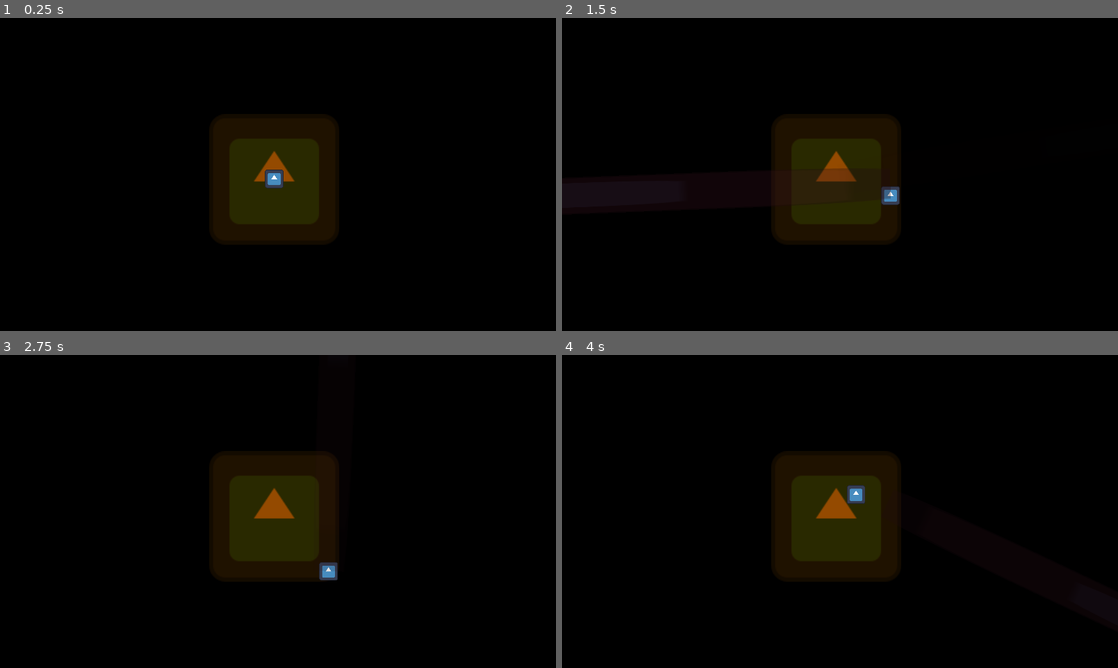
Above: before the commit, frames 1-4 (two rows, left to right).
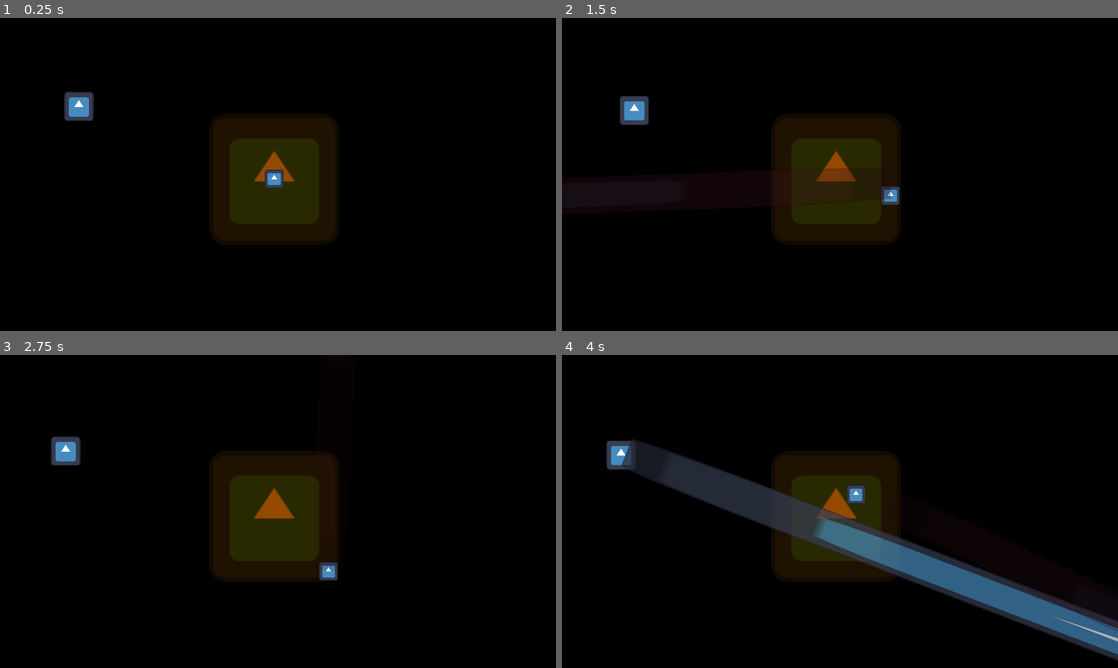
Above: after the commit, the same moments.

Repository: deppong/ludumdare54
Game: Godot game, scene res://objects/main.tscn
The game is run twice, just before and just after one commit, with the same random seed, the same clock (stepped at 60 frames per second) and the same inputs. The engine's default icon, where the game draws it, is replaced by a stand-in: a white triangle on a blue panel in a dark square.
Inputs (mouse positions are in pixels of both pictures, inside the frame that each line leads up to):
- Up to frame 1 (0.25 s): no input
- Up to frame 2 (1.5 s): move the mouse to (962, 158) at 0.52 s; hold D (MoveRight) 0.53-1.28 s; click (962, 158) at 0.6 s; move the mouse to (728, 190) at 1.27 s; hold S (MoveDown) from 1.28 s (still down); click (728, 190) at 1.35 s
- Up to frame 3 (2.75 s): move the mouse to (333, 442) at 2.02 s; release S (MoveDown) at 2.03 s; hold D (MoveRight) from 2.03 s (still down); click (333, 442) at 2.1 s
- Up to frame 4 (4 s): move the mouse to (812, 574) at 2.77 s; release D (MoveRight) at 2.78 s; hold W (MoveUp) 2.78-3.53 s; click (812, 574) at 2.85 s; move the mouse to (1006, 558) at 3.52 s; hold A (MoveLeft) from 3.53 s (still down); click (1006, 558) at 3.6 s

The runs differ from the first frame. In frame 1, 0.5% of the frame differs, in the area x 11-17%, y 23-33%; in frame 2, 0.5%; in frame 3, 0.5%; in frame 4, 11%, in the area x 8-100%, y 26-98%.

Commit message:
player beam animation and firing with collision detection

Diff:
--- a/objects/enemy.tscn
+++ b/objects/enemy.tscn
@@ -18,3 +18,9 @@
 [node name="Sprite2D" type="Sprite2D" parent="."]
 scale = Vector2(0.792969, 0.792969)
 texture = ExtResource("2_3fmat")
+
+[node name="attack_timer" type="Timer" parent="."]
+wait_time = 3.0
+autostart = true
+
+[connection signal="timeout" from="attack_timer" to="." method="_on_attack_timer_timeout"]
--- /dev/null
+++ b/objects/enemy_beam.gd
@@ -0,0 +1,11 @@
+extends Node2D
+
+
+# Called when the node enters the scene tree for the first time.
+func _ready():
+	pass # Replace with function body.
+
+
+# Called every frame. 'delta' is the elapsed time since the previous frame.
+func _process(delta):
+	pass
--- a/objects/enemy_beam.tscn
+++ b/objects/enemy_beam.tscn
@@ -1,26 +1,244 @@
-[gd_scene load_steps=4 format=3 uid="uid://bxkkhf5uta8kp"]
+[gd_scene load_steps=9 format=3 uid="uid://dgmixdjaa18m"]
 
 [ext_resource type="Texture2D" uid="uid://cph1qfbbhpa78" path="res://art/icon.svg" id="1_1xmhw"]
-[ext_resource type="Script" path="res://scripts/enemy_beam.gd" id="1_us77q"]
-
-[sub_resource type="RectangleShape2D" id="RectangleShape2D_mu50t"]
-size = Vector2(329, 20)
-
-[node name="beam" type="Area2D"]
-collision_mask = 3
-script = ExtResource("1_us77q")
-
-[node name="CollisionShape2D" type="CollisionShape2D" parent="."]
-position = Vector2(154.5, 0)
-shape = SubResource("RectangleShape2D_mu50t")
-disabled = true
-
-[node name="Sprite2D" type="Sprite2D" parent="."]
-position = Vector2(154.5, 9.53674e-07)
-scale = Vector2(2.57031, 0.15625)
-texture = ExtResource("1_1xmhw")
-
-[node name="Timer" type="Timer" parent="."]
-one_shot = true
-
-[connection signal="timeout" from="Timer" to="." method="_on_timer_timeout"]
+
+[sub_resource type="GDScript" id="GDScript_1688m"]
+script/source = "extends Node2D
+
+# Called when the node enters the scene tree for the first time.
+
+# TODO: make animation for enemy beam
+func _ready():
+	var anim: AnimationPlayer = $Area2D/AnimationPlayer
+	anim.play(\"enemy_beam_flicker\")
+
+
+# Called every frame. 'delta' is the elapsed time since the previous frame.
+func _process(delta):
+	pass
+
+
+func check_bodies():
+	if($Area2D.has_overlapping_bodies()):
+		var overlap = $Area2D.get_overlapping_bodies() #node2d array
+		for item in overlap:
+			if(item.has_method(\"player_take_damage\")):
+				item.player_take_damage()
+
+"
+
+[sub_resource type="RectangleShape2D" id="RectangleShape2D_2wk25"]
+size = Vector2(130, 127)
+
+[sub_resource type="SpriteFrames" id="SpriteFrames_erhro"]
+animations = [{
+"frames": [{
+"duration": 1.0,
+"texture": ExtResource("1_1xmhw")
+}],
+"loop": true,
+"name": &"default",
+"speed": 5.0
+}]
+
+[sub_resource type="Animation" id="Animation_px7sy"]
+length = 0.001
+tracks/0/type = "bezier"
+tracks/0/imported = false
+tracks/0/enabled = true
+tracks/0/path = NodePath(".:modulate:r")
+tracks/0/interp = 1
+tracks/0/loop_wrap = true
+tracks/0/keys = {
+"handle_modes": PackedInt32Array(0),
+"points": PackedFloat32Array(1, -0.25, 0, 0.25, 0),
+"times": PackedFloat32Array(0)
+}
+tracks/1/type = "bezier"
+tracks/1/imported = false
+tracks/1/enabled = true
+tracks/1/path = NodePath(".:modulate:g")
+tracks/1/interp = 1
+tracks/1/loop_wrap = true
+tracks/1/keys = {
+"handle_modes": PackedInt32Array(0),
+"points": PackedFloat32Array(1, -0.25, 0, 0.25, 0),
+"times": PackedFloat32Array(0)
+}
+tracks/2/type = "bezier"
+tracks/2/imported = false
+tracks/2/enabled = true
+tracks/2/path = NodePath(".:modulate:b")
+tracks/2/interp = 1
+tracks/2/loop_wrap = true
+tracks/2/keys = {
+"handle_modes": PackedInt32Array(0),
+"points": PackedFloat32Array(1, -0.25, 0, 0.25, 0),
+"times": PackedFloat32Array(0)
+}
+tracks/3/type = "bezier"
+tracks/3/imported = false
+tracks/3/enabled = true
+tracks/3/path = NodePath(".:modulate:a")
+tracks/3/interp = 1
+tracks/3/loop_wrap = true
+tracks/3/keys = {
+"handle_modes": PackedInt32Array(0),
+"points": PackedFloat32Array(1, -0.25, 0, 0.25, 0),
+"times": PackedFloat32Array(0)
+}
+
+[sub_resource type="Animation" id="Animation_ghkfr"]
+resource_name = "player_beam_fadeOut"
+tracks/0/type = "bezier"
+tracks/0/imported = false
+tracks/0/enabled = true
+tracks/0/path = NodePath(".:modulate:r")
+tracks/0/interp = 1
+tracks/0/loop_wrap = true
+tracks/0/keys = {
+"handle_modes": PackedInt32Array(0, 0),
+"points": PackedFloat32Array(1, -0.25, 0, 0.25, 0, 1, -0.25, 0, 0.25, 0),
+"times": PackedFloat32Array(0, 1)
+}
+tracks/1/type = "bezier"
+tracks/1/imported = false
+tracks/1/enabled = true
+tracks/1/path = NodePath(".:modulate:g")
+tracks/1/interp = 1
+tracks/1/loop_wrap = true
+tracks/1/keys = {
+"handle_modes": PackedInt32Array(0, 0, 0),
+"points": PackedFloat32Array(1, -0.25, 0, 0.25, 0, 1, -0.25, 0, 0.25, 0, 1, -0.25, 0, 0.25, 0),
+"times": PackedFloat32Array(0, 1, 1.0001)
+}
+tracks/2/type = "bezier"
+tracks/2/imported = false
+tracks/2/enabled = true
+tracks/2/path = NodePath(".:modulate:b")
+tracks/2/interp = 1
+tracks/2/loop_wrap = true
+tracks/2/keys = {
+"handle_modes": PackedInt32Array(0, 0),
+"points": PackedFloat32Array(1, -0.25, 0, 0.25, 0, 1, -0.25, 0, 0.25, 0),
+"times": PackedFloat32Array(0, 1)
+}
+tracks/3/type = "bezier"
+tracks/3/imported = false
+tracks/3/enabled = true
+tracks/3/path = NodePath(".:modulate:a")
+tracks/3/interp = 1
+tracks/3/loop_wrap = true
+tracks/3/keys = {
+"handle_modes": PackedInt32Array(0, 0),
+"points": PackedFloat32Array(1, -0.25, 0, 0.25, 0, 0, -0.25, 0, 0.25, 0),
+"times": PackedFloat32Array(0, 1)
+}
+tracks/4/type = "method"
+tracks/4/imported = false
+tracks/4/enabled = true
+tracks/4/path = NodePath(".")
+tracks/4/interp = 1
+tracks/4/loop_wrap = true
+tracks/4/keys = {
+"times": PackedFloat32Array(1),
+"transitions": PackedFloat32Array(1),
+"values": [{
+"args": [],
+"method": &"queue_free"
+}]
+}
+
+[sub_resource type="Animation" id="Animation_sypgi"]
+resource_name = "enemy_beam_flicker"
+length = 1.3
+tracks/0/type = "method"
+tracks/0/imported = false
+tracks/0/enabled = true
+tracks/0/path = NodePath(".")
+tracks/0/interp = 1
+tracks/0/loop_wrap = true
+tracks/0/keys = {
+"times": PackedFloat32Array(0.894569, 1.17737),
+"transitions": PackedFloat32Array(1, 1),
+"values": [{
+"args": [],
+"method": &"check_bodies"
+}, {
+"args": [],
+"method": &"queue_free"
+}]
+}
+tracks/1/type = "bezier"
+tracks/1/imported = false
+tracks/1/enabled = true
+tracks/1/path = NodePath(".:modulate:r")
+tracks/1/interp = 1
+tracks/1/loop_wrap = true
+tracks/1/keys = {
+"handle_modes": PackedInt32Array(0, 0),
+"points": PackedFloat32Array(1, -0.25, 0, 0.25, 0, 1, -0.25, 0, 0.25, 0),
+"times": PackedFloat32Array(0.00102138, 0.997888)
+}
+tracks/2/type = "bezier"
+tracks/2/imported = false
+tracks/2/enabled = true
+tracks/2/path = NodePath(".:modulate:g")
+tracks/2/interp = 1
+tracks/2/loop_wrap = true
+tracks/2/keys = {
+"handle_modes": PackedInt32Array(0, 0),
+"points": PackedFloat32Array(1, -0.25, 0, 0.25, 0, 1, -0.25, 0, 0.25, 0),
+"times": PackedFloat32Array(0, 0.998909)
+}
+tracks/3/type = "bezier"
+tracks/3/imported = false
+tracks/3/enabled = true
+tracks/3/path = NodePath(".:modulate:b")
+tracks/3/interp = 1
+tracks/3/loop_wrap = true
+tracks/3/keys = {
+"handle_modes": PackedInt32Array(0, 0),
+"points": PackedFloat32Array(1, -0.25, 0, 0.25, 0, 1, -0.25, 0, 0.25, 0),
+"times": PackedFloat32Array(0, 0.998909)
+}
+tracks/4/type = "bezier"
+tracks/4/imported = false
+tracks/4/enabled = true
+tracks/4/path = NodePath(".:modulate:a")
+tracks/4/interp = 1
+tracks/4/loop_wrap = true
+tracks/4/keys = {
+"handle_modes": PackedInt32Array(0, 0, 0, 0, 0, 0, 0, 0, 0, 0, 0, 0, 0, 0, 0, 0, 0, 0),
+"points": PackedFloat32Array(0, -0.25, 0, 0.0112848, 0.0191559, 0.364762, 0, -0.00162894, 0, 0.00640014, 0.140758, 0, 0.0127558, 0.000719398, 0.0319561, 0.460763, -0.00102139, 0, 0.00306414, -0.00640005, 0.25596, 0, -0.00162894, 0, 0.00640014, 0.563165, 0, 0.0127558, 0.000719398, 0.0319561, 0.422363, -0.00102139, 0, 0.00306414, -0.00640005, 0.742368, -0.000121951, -0.00644446, 0.000268221, 0.0127559, 0.467163, 0, -0.00162894, 0, 0.00640014, 0.729567, 0, 0.0127558, 0.000719398, 0.0319561, 0.582365, -0.00102139, 0, 0.00306414, -0.00640005, 0.86397, 0, -0.00162894, 0, 0.00640014, 0.601566, -0.00102139, 0, 0.00306414, -0.00640005, 0.90877, 0, 0.0127558, 0.000719398, 0.0319561, 0.115158, -0.119696, 0.0128002, 0.831343, -0.121602, 0.985571, -0.000121951, -0.00644446, 0.000268221, 0.0127559, 0.985571, 0, 0.0128002, 0.00886416, -0.787212, 0.051157, -0.00408554, 0.00640011, 0.25, 0),
+"times": PackedFloat32Array(0, 0.0544073, 0.100102, 0.130577, 0.158869, 0.198042, 0.243745, 0.282925, 0.302504, 0.341678, 0.385203, 0.413495, 0.450492, 0.470079, 0.7595, 0.881398, 0.945745, 1.29489)
+}
+
+[sub_resource type="AnimationLibrary" id="AnimationLibrary_63hkf"]
+_data = {
+"RESET": SubResource("Animation_px7sy"),
+"enemy_beam_flicker": SubResource("Animation_sypgi"),
+"player_beam_fadeOut": SubResource("Animation_ghkfr")
+}
+
+[node name="EnemyBeam" type="Node2D"]
+scale = Vector2(35.8, 1)
+script = SubResource("GDScript_1688m")
+
+[node name="Area2D" type="Area2D" parent="."]
+collision_layer = 0
+collision_mask = 2
+
+[node name="CollisionShape2D" type="CollisionShape2D" parent="Area2D"]
+position = Vector2(64.9998, -0.500005)
+shape = SubResource("RectangleShape2D_2wk25")
+
+[node name="AnimatedSprite2D" type="AnimatedSprite2D" parent="Area2D"]
+sprite_frames = SubResource("SpriteFrames_erhro")
+offset = Vector2(64.0196, 2)
+
+[node name="AnimationPlayer" type="AnimationPlayer" parent="Area2D"]
+root_node = NodePath("../..")
+libraries = {
+"": SubResource("AnimationLibrary_63hkf")
+}
--- a/objects/enemy_test_playpen.tscn
+++ b/objects/enemy_test_playpen.tscn
@@ -1,3 +1,12 @@
-[gd_scene format=3 uid="uid://bc1qg7xiabifp"]
+[gd_scene load_steps=3 format=3 uid="uid://bc1qg7xiabifp"]
+
+[ext_resource type="PackedScene" uid="uid://dogmmm25rvd6e" path="res://objects/player.tscn" id="1_uhe35"]
+[ext_resource type="PackedScene" uid="uid://c76ljtfxo7xq2" path="res://objects/enemy.tscn" id="2_vsba7"]
 
 [node name="enemy_test_playpen" type="Node"]
+
+[node name="Player" parent="." instance=ExtResource("1_uhe35")]
+position = Vector2(940, 524)
+
+[node name="CharacterBody2D" parent="." instance=ExtResource("2_vsba7")]
+position = Vector2(259, 353)
--- a/objects/main.tscn
+++ b/objects/main.tscn
@@ -1,7 +1,8 @@
-[gd_scene load_steps=6 format=3 uid="uid://djdtyl7tf3634"]
+[gd_scene load_steps=7 format=3 uid="uid://djdtyl7tf3634"]
 
 [ext_resource type="PackedScene" uid="uid://dogmmm25rvd6e" path="res://objects/player.tscn" id="1_e41k3"]
 [ext_resource type="Texture2D" uid="uid://cph1qfbbhpa78" path="res://art/icon.svg" id="1_vre6o"]
+[ext_resource type="PackedScene" uid="uid://c76ljtfxo7xq2" path="res://objects/enemy.tscn" id="3_u6leu"]
 
 [sub_resource type="RectangleShape2D" id="RectangleShape2D_bhvtb"]
 size = Vector2(515, 508)
@@ -55,3 +56,6 @@
 [node name="Player" parent="." instance=ExtResource("1_e41k3")]
 position = Vector2(947, 555)
 scale = Vector2(0.5, 0.5)
+
+[node name="enemy" parent="." instance=ExtResource("3_u6leu")]
+position = Vector2(277, 303)
--- a/objects/player.tscn
+++ b/objects/player.tscn
@@ -17,7 +17,7 @@
 "speed": 5.0
 }]
 
-[node name="Player" type="CharacterBody2D"]
+[node name="Player" type="CharacterBody2D" groups=["player"]]
 collision_layer = 3
 motion_mode = 1
 script = ExtResource("1_1jluk")
--- a/objects/player_beam.tscn
+++ b/objects/player_beam.tscn
@@ -16,6 +16,53 @@
 "name": &"default",
 "speed": 5.0
 }]
+
+[sub_resource type="Animation" id="Animation_px7sy"]
+length = 0.001
+tracks/0/type = "bezier"
+tracks/0/imported = false
+tracks/0/enabled = true
+tracks/0/path = NodePath(".:modulate:r")
+tracks/0/interp = 1
+tracks/0/loop_wrap = true
+tracks/0/keys = {
+"handle_modes": PackedInt32Array(0),
+"points": PackedFloat32Array(1, -0.25, 0, 0.25, 0),
+"times": PackedFloat32Array(0)
+}
+tracks/1/type = "bezier"
+tracks/1/imported = false
+tracks/1/enabled = true
+tracks/1/path = NodePath(".:modulate:g")
+tracks/1/interp = 1
+tracks/1/loop_wrap = true
+tracks/1/keys = {
+"handle_modes": PackedInt32Array(0),
+"points": PackedFloat32Array(1, -0.25, 0, 0.25, 0),
+"times": PackedFloat32Array(0)
+}
+tracks/2/type = "bezier"
+tracks/2/imported = false
+tracks/2/enabled = true
+tracks/2/path = NodePath(".:modulate:b")
+tracks/2/interp = 1
+tracks/2/loop_wrap = true
+tracks/2/keys = {
+"handle_modes": PackedInt32Array(0),
+"points": PackedFloat32Array(1, -0.25, 0, 0.25, 0),
+"times": PackedFloat32Array(0)
+}
+tracks/3/type = "bezier"
+tracks/3/imported = false
+tracks/3/enabled = true
+tracks/3/path = NodePath(".:modulate:a")
+tracks/3/interp = 1
+tracks/3/loop_wrap = true
+tracks/3/keys = {
+"handle_modes": PackedInt32Array(0),
+"points": PackedFloat32Array(1, -0.25, 0, 0.25, 0),
+"times": PackedFloat32Array(0)
+}
 
 [sub_resource type="Animation" id="Animation_ghkfr"]
 resource_name = "player_beam_fadeOut"
@@ -70,59 +117,12 @@
 tracks/4/interp = 1
 tracks/4/loop_wrap = true
 tracks/4/keys = {
-"times": PackedFloat32Array(1),
+"times": PackedFloat32Array(1.01),
 "transitions": PackedFloat32Array(1),
 "values": [{
 "args": [],
 "method": &"queue_free"
 }]
-}
-
-[sub_resource type="Animation" id="Animation_px7sy"]
-length = 0.001
-tracks/0/type = "bezier"
-tracks/0/imported = false
-tracks/0/enabled = true
-tracks/0/path = NodePath(".:modulate:r")
-tracks/0/interp = 1
-tracks/0/loop_wrap = true
-tracks/0/keys = {
-"handle_modes": PackedInt32Array(0),
-"points": PackedFloat32Array(1, -0.25, 0, 0.25, 0),
-"times": PackedFloat32Array(0)
-}
-tracks/1/type = "bezier"
-tracks/1/imported = false
-tracks/1/enabled = true
-tracks/1/path = NodePath(".:modulate:g")
-tracks/1/interp = 1
-tracks/1/loop_wrap = true
-tracks/1/keys = {
-"handle_modes": PackedInt32Array(0),
-"points": PackedFloat32Array(1, -0.25, 0, 0.25, 0),
-"times": PackedFloat32Array(0)
-}
-tracks/2/type = "bezier"
-tracks/2/imported = false
-tracks/2/enabled = true
-tracks/2/path = NodePath(".:modulate:b")
-tracks/2/interp = 1
-tracks/2/loop_wrap = true
-tracks/2/keys = {
-"handle_modes": PackedInt32Array(0),
-"points": PackedFloat32Array(1, -0.25, 0, 0.25, 0),
-"times": PackedFloat32Array(0)
-}
-tracks/3/type = "bezier"
-tracks/3/imported = false
-tracks/3/enabled = true
-tracks/3/path = NodePath(".:modulate:a")
-tracks/3/interp = 1
-tracks/3/loop_wrap = true
-tracks/3/keys = {
-"handle_modes": PackedInt32Array(0),
-"points": PackedFloat32Array(1, -0.25, 0, 0.25, 0),
-"times": PackedFloat32Array(0)
 }
 
 [sub_resource type="AnimationLibrary" id="AnimationLibrary_63hkf"]
@@ -141,7 +141,6 @@
 
 [node name="CollisionShape2D" type="CollisionShape2D" parent="Area2D"]
 position = Vector2(64.9998, -0.500005)
-scale = Vector2(1, 1)
 shape = SubResource("RectangleShape2D_2wk25")
 
 [node name="AnimatedSprite2D" type="AnimatedSprite2D" parent="Area2D"]
--- a/scripts/PlayerScript.gd
+++ b/scripts/PlayerScript.gd
@@ -48,3 +48,6 @@
 func _physics_process(delta):
 	actions()
 	movement()
+
+func player_take_damage():
+	print_debug("Player hit")
--- a/scripts/enemy.gd
+++ b/scripts/enemy.gd
@@ -3,13 +3,32 @@
 @export var min = -10
 @export var max = 10
 
+@onready var player = get_player()
+
+var beam = preload("res://objects/enemy_beam.tscn")
+
+# Helper script in case the player is completely missing from the scene
+func get_player():
+	var nodes = get_tree().get_nodes_in_group("player")
+	if len(nodes) > 0:
+		return nodes[0]
+	push_error("The player is missing...")
+
 # Called when the node enters the scene tree for the first time.
 func _ready():
+	velocity = Vector2(randf_range(min, max), randf_range(min, max))
 	pass # Replace with function body.
-
 
 # Called every frame. 'delta' is the elapsed time since the previous frame.
 func _process(delta):
-	velocity = Vector2(randf_range(min, max), randf_range(min, max))
 
 	move_and_slide()
+
+func fire(direction: Vector2):
+	var beamInst = beam.instantiate()
+	beamInst.position = position
+	beamInst.rotation = get_angle_to(direction)
+	get_parent().add_child(beamInst)
+
+func _on_attack_timer_timeout():
+	fire(player.position)
--- a/scripts/enemy_beam.gd
+++ /dev/null
@@ -1,14 +0,0 @@
-extends Area2D
-
-
-# Called when the node enters the scene tree for the first time.
-func _ready():
-	pass # Replace with function body.
-
-
-func attack():
-	var bodies = get_overlapping_bodies()
-
-	for body in bodies:
-		if body.has_method("fart"):
-			pass
Not shown: 1 places in objects/player_beam.tscn that only renumber resources
